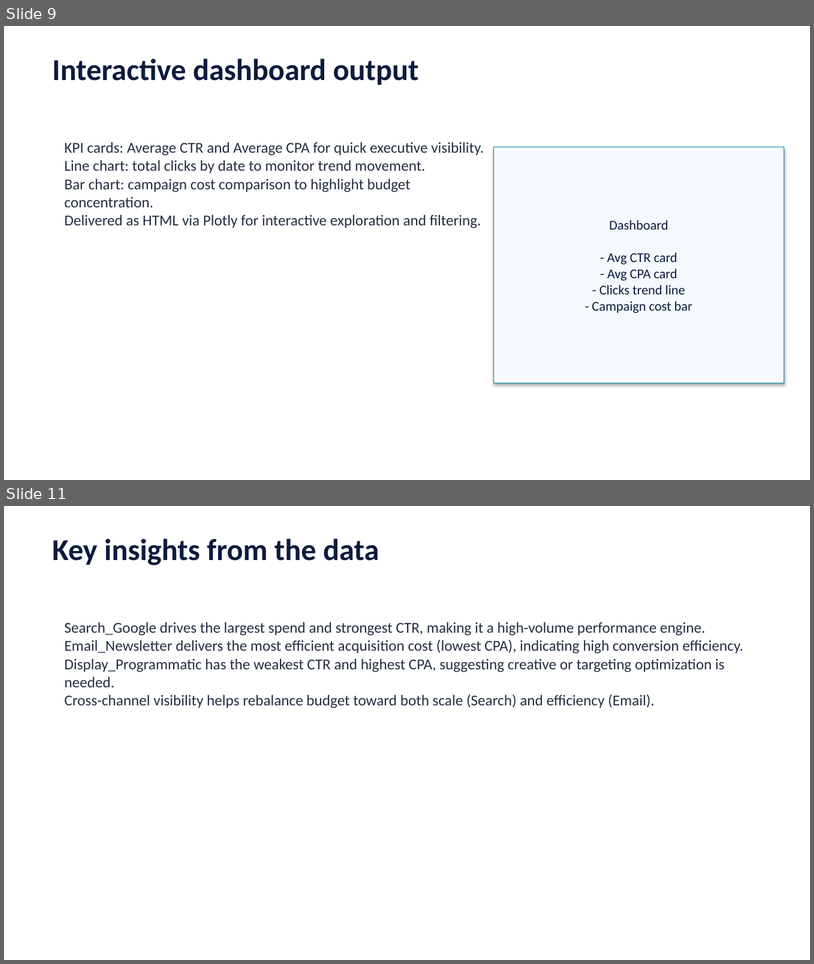
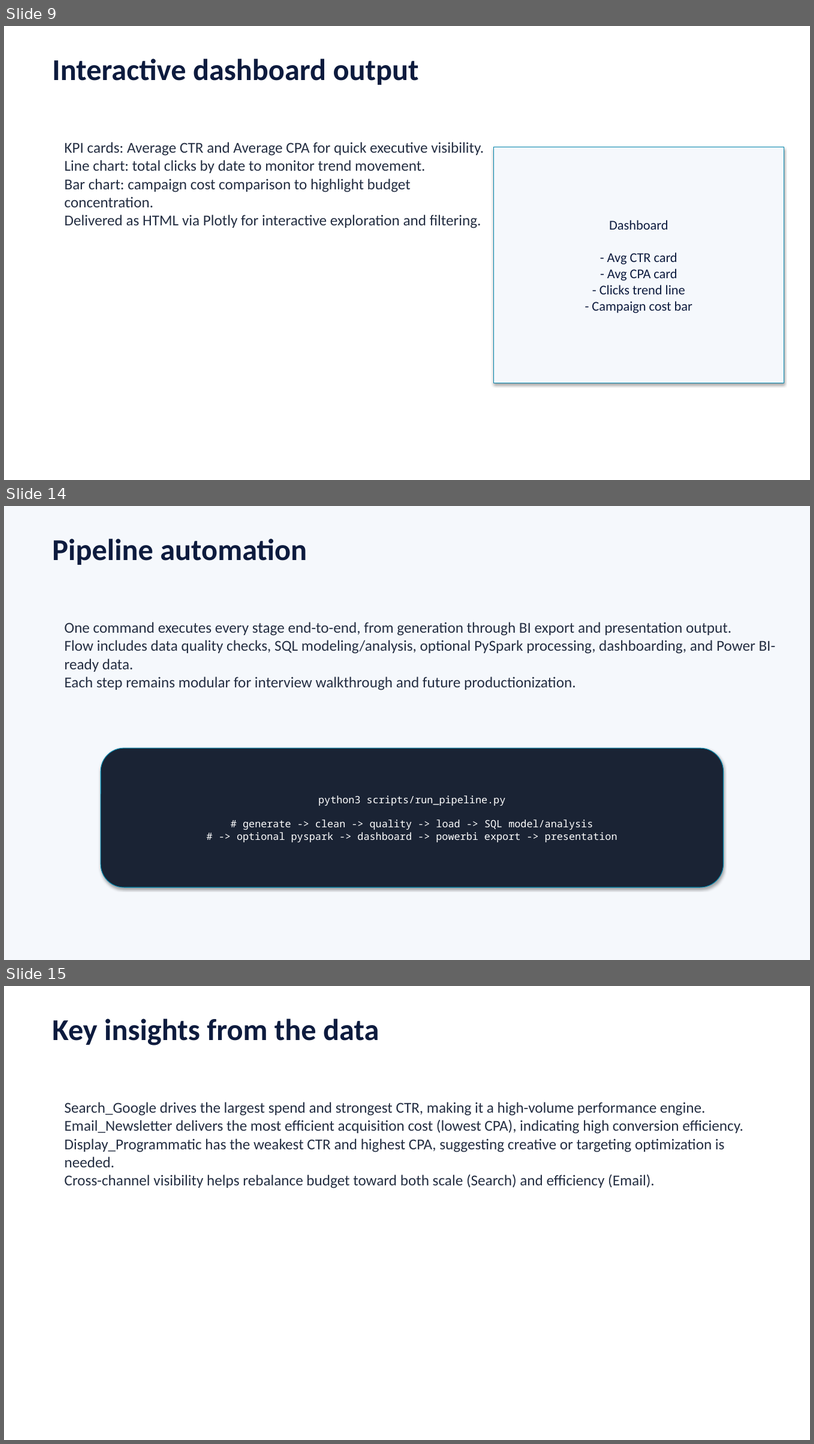
Before and after one commit to yousefessa2112/marketing-data-platform, a slide deck: dashboard/Marketing_Data_Pipeline_Presentation.pptx. Shown one above the other, each under a label of ours: slides 9 and 11 before the commit, slides 9, 14 and 15 after it; the slides between them are not shown. The pictures are 814x964 and 814x1444 pixels, drawn with LibreOffice and Linux fonts; fonts in the diff are those of the drawing. Boxes give left, top, right and bottom in pixels: in the first picture for what was removed or moved away, otherwise in the second. Text is boxed around its words. In the diff, an @@ line names an element or a change of style, - is before the commit and + after.

Commit message:
Add advanced analytics stack: SQL modeling, PySpark, QA, logging, cloud docs, and BI exports

```diff
--- a/dashboard/Marketing_Data_Pipeline_Presentation.pptx
+++ b/dashboard/Marketing_Data_Pipeline_Presentation.pptx
@@ slide 14 added at bbox=[4, 506, 810, 960], background #F5F8FC @@
@@ text added at bbox=[52, 538, 307, 565], 36 pt, text #0D1B3E, bold @@
+Pipeline automation
@@ text added at bbox=[65, 622, 776, 690], 18 pt, text #242E42 @@
+One command executes every stage end-to-end, from generation through BI export and presentation output.
+Flow includes data quality checks, SQL modeling/analysis, optional PySpark processing, dashboarding, and Power BI-ready data.
+Each step remains modular for interview walkthrough and future productionization.
@@ rounded rectangle added at bbox=[101, 748, 724, 887], fill #1A2334, outline #0086AD 0.75 pt, 12 pt, text #FFFFFF @@
+python3 scripts/run_pipeline.py
+# generate -> clean -> quality -> load -> SQL model/analysis
+# -> optional pyspark -> dashboard -> powerbi export -> presentation
@@ what was slide 11 is now slide 15 @@
```
Also in this commit, not shown: 1 slide changed, 5 other slides added, 2 slides removed, 23 other files.
